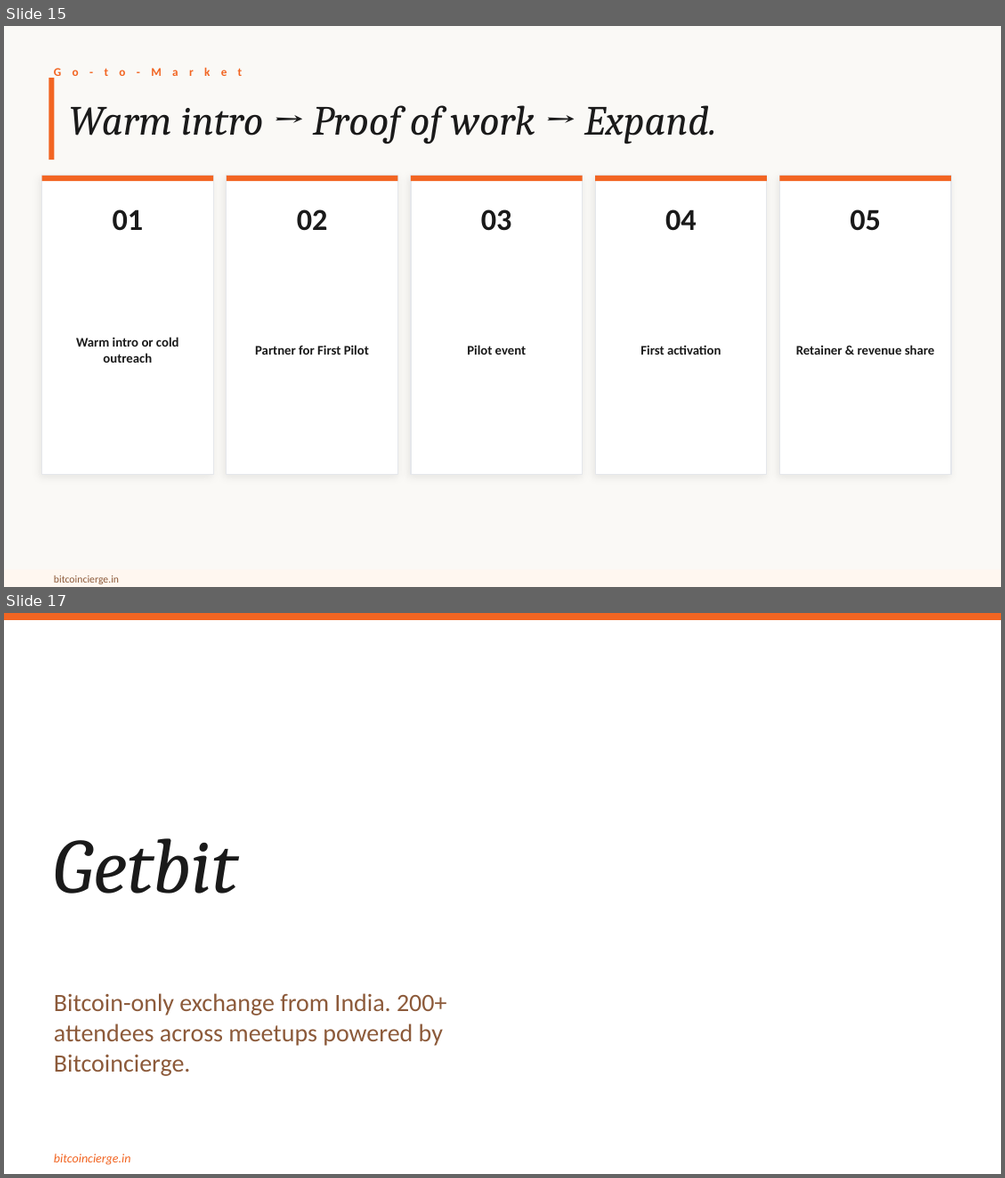
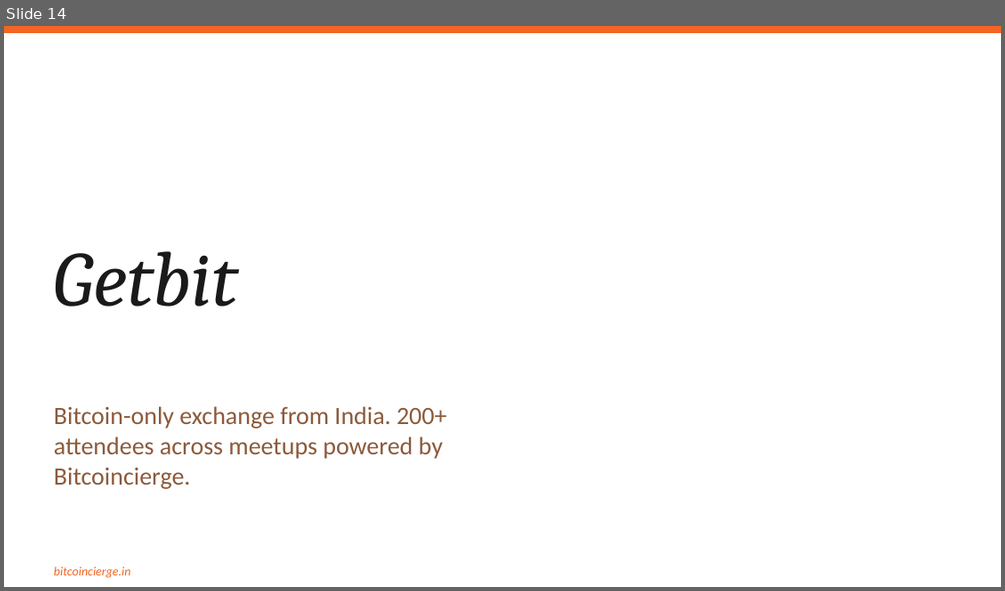
Before and after one commit to setusaurabh/bitcoincierge-pitch-deck, a slide deck: dist/bitcoincierge_pitch_deck.pptx. Shown one above the other, each under a label of ours: slides 15 and 17 before the commit, slide 14 after it; the slides between them are not shown. The pictures are 1005x1178 and 1005x591 pixels, drawn with LibreOffice and Linux fonts; fonts in the diff are those of the drawing. Boxes give left, top, right and bottom in pixels: in the first picture for what was removed or moved away, otherwise in the second. Text is boxed around its words. In the diff, an @@ line names an element or a change of style, - is before the commit and + after.

```diff
--- a/dist/bitcoincierge_pitch_deck.pptx
+++ b/dist/bitcoincierge_pitch_deck.pptx
@@ slide 15 removed at (4,26,1001,587), background #FAF9F6 @@
@@ rectangle removed at (48,78,55,160) @@
@@ text removed at (54,67,243,79) @@
-G o - t o - M a r k e t
@@ text removed at (69,105,717,144) @@
-Warm intro → Proof of work → Expand.
@@ rectangle removed at (42,176,213,475) @@
@@ rectangle removed at (42,176,213,182) @@
@@ rectangle removed at (226,176,397,475) @@
@@ rectangle removed at (226,176,397,182) @@
@@ rectangle removed at (411,176,582,475) @@
@@ rectangle removed at (411,176,582,182) @@
@@ rectangle removed at (595,176,767,475) @@
@@ rectangle removed at (595,176,767,182) @@
@@ rectangle removed at (779,176,951,475) @@
@@ rectangle removed at (779,176,951,182) @@
@@ text removed at (113,209,144,231) @@
-01
@@ text removed at (297,209,328,231) @@
-02
@@ text removed at (481,209,512,231) @@
-03
@@ text removed at (665,209,696,231) @@
-04
@@ text removed at (850,209,881,231) @@
-05
@@ text removed at (76,337,179,362) @@
-Warm intro or cold outreach
@@ text removed at (255,345,369,354) @@
-Partner for First Pilot
@@ text removed at (467,345,526,354) @@
-Pilot event
@@ text removed at (640,345,720,354) @@
-First activation
@@ text removed at (796,345,935,354) @@
-Retainer & revenue share
@@ rectangle removed at (4,569,1001,587) @@
@@ text removed at (54,575,119,584) @@
-bitcoincierge.in
@@ what was slide 17 is now slide 14 @@
```
Also in this commit, not shown: 10 slides changed, 2 other slides removed, 20 other files.
